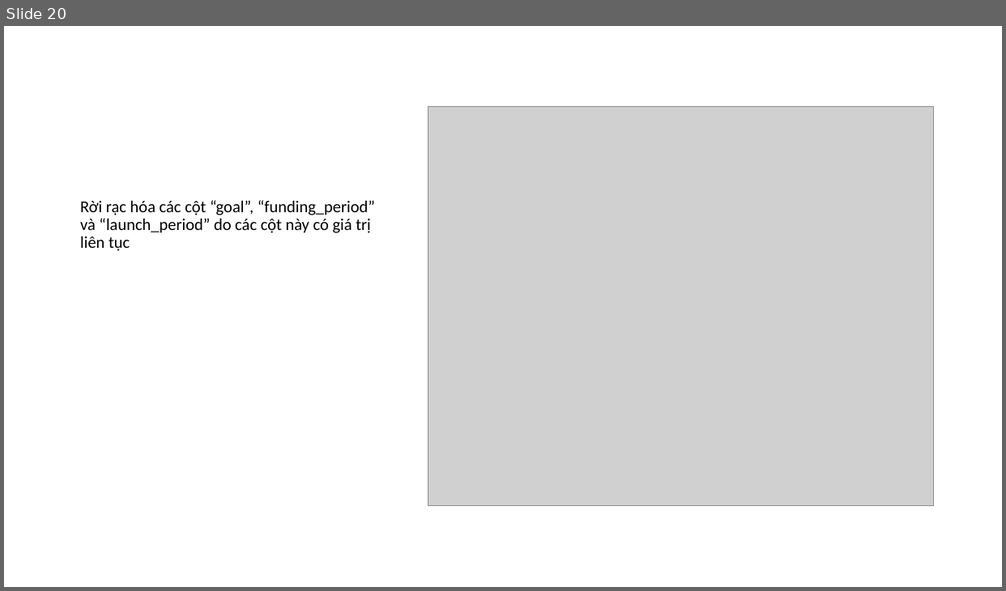
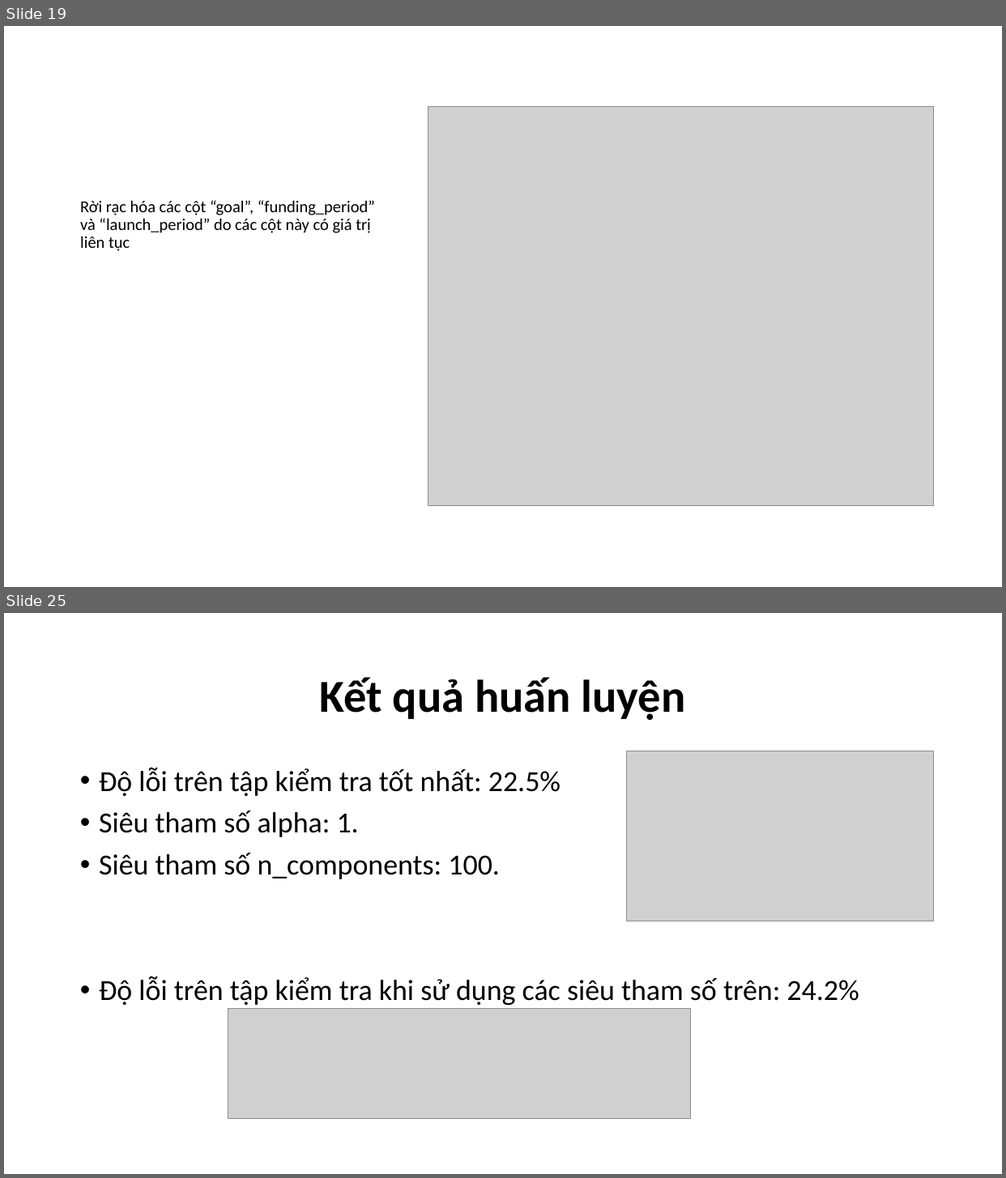
Before and after one commit to XQuyTran/DataScience_Project_HCMUS, a slide deck: presentation/Slide.pptx. Shown one above the other, each under a label of ours: slide 20 before the commit, slides 19 and 25 after it; the slides between them are not shown. The pictures are 1006x591 and 1006x1178 pixels, drawn with LibreOffice and Linux fonts; fonts in the diff are those of the drawing; grey boxes stand for pictures. Boxes give left, top, right and bottom in pixels: in the first picture for what was removed or moved away, otherwise in the second. Text is boxed around its words. In the diff, an @@ line names an element or a change of style, - is before the commit and + after.

```diff
--- a/presentation/Slide.pptx
+++ b/presentation/Slide.pptx
@@ slide 25 added at [4, 613, 1002, 1174], background #FFFFFF @@
@@ title added at [320, 677, 685, 720], 44 pt, text #000000, bold @@
+Kết quả huấn luyện
@@ picture added at [627, 752, 934, 922] @@
@@ text added at [99, 767, 859, 1005], 28 pt, text #000000 @@
+• Độ lỗi trên tập kiểm tra tốt nhất: 22.5%
+• Siêu tham số alpha: 1.
+• Siêu tham số n_components: 100.
+• Độ lỗi trên tập kiểm tra khi sử dụng các siêu tham số trên: 24.2%
@@ picture added at [228, 1009, 691, 1119] @@
@@ what was slide 20 is now slide 19 @@
```
Also in this commit, not shown: 9 slides changed, 8 other slides added, 5 slides removed, 1 other file.
